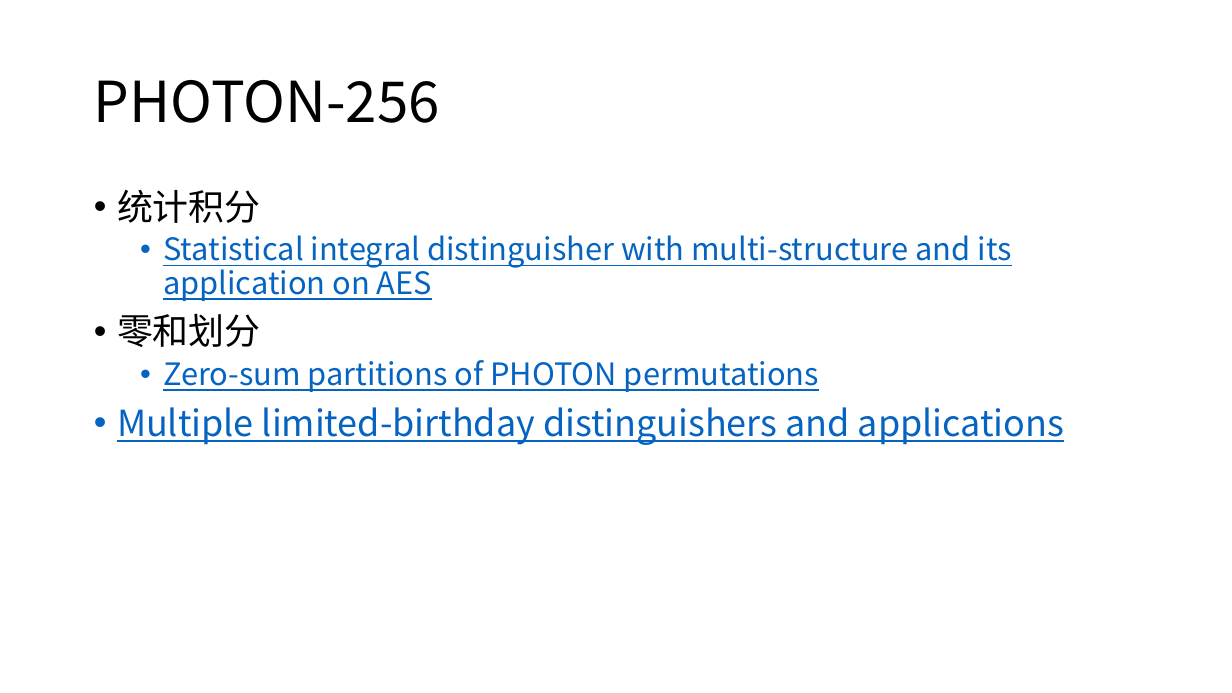
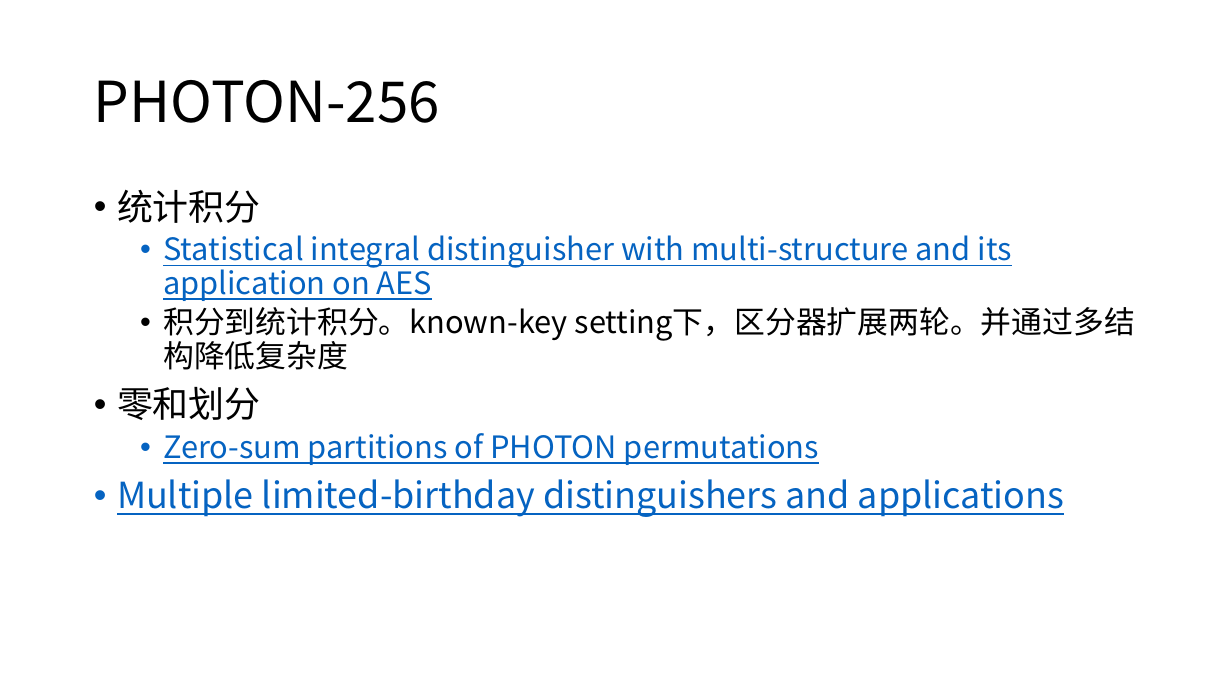
Before and after one commit to dtykira/LWC_finalists, a slide deck: slide 44 of round3.pptx (slide 45 before the commit). Drawn at 1232x693 pixels with LibreOffice and Linux fonts; fonts in the diff are those of the drawing. Boxes give left, top, right and bottom in pixels: in the first picture for what was removed or moved away, otherwise in the second. Text is boxed around its words. In the diff, an @@ line names an element or a change of style, - is before the commit and + after.

```diff
--- a/round3.pptx
+++ b/round3.pptx
@@ text at (163, 307, 1135, 370): paragraph added @@
+  • 积分到统计积分。known-key setting下，区分器扩展两轮。并通过多结构降低复杂度
```
Also in this commit, not shown: 4 other slides changed, 6 slides added, 1 slide removed, 4 other files.
